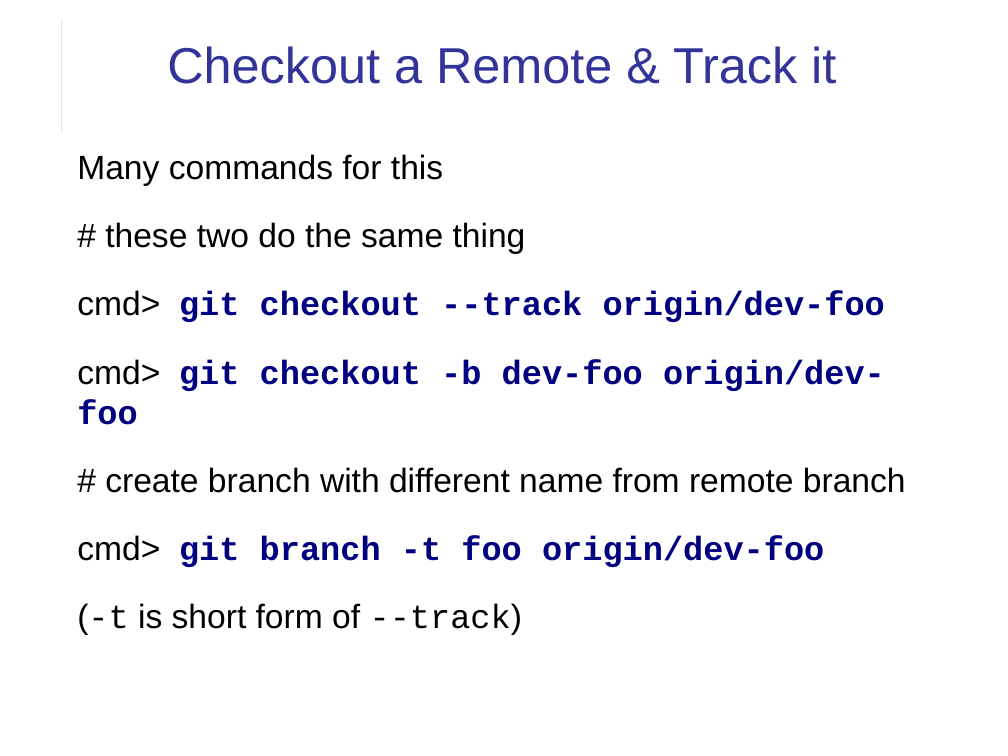
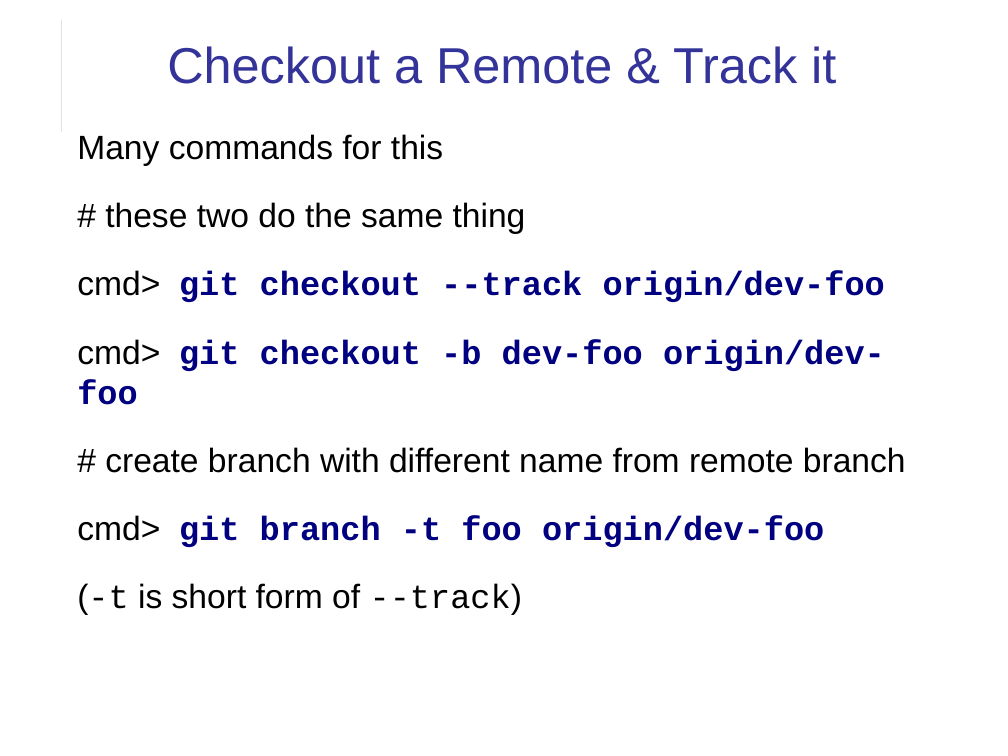
Before and after one commit to cpske/ISP, a slide deck: slide 23 of git/Git-Remotes.odp (slide 22 before the commit). Drawn at 1008x756 pixels with LibreOffice and Linux fonts; fonts in the diff are those of the drawing. Boxes give left, top, right and bottom in pixels: in the first picture for what was removed or moved away, otherwise in the second. Text is boxed around its words. In the diff, an @@ line names an element or a change of style, - is before the commit and + after.

```diff
--- a/git/Git-Remotes.odp
+++ b/git/Git-Remotes.odp
@@ text "Many commands for this": place and size @@
-text "Many commands for this" at bbox=[77, 154, 906, 635]
+text "Many commands for this" at bbox=[77, 134, 906, 615]
```
Also in this commit, not shown: 9 other slides changed, 1 slide added, 3 slides removed, 4 other files.
